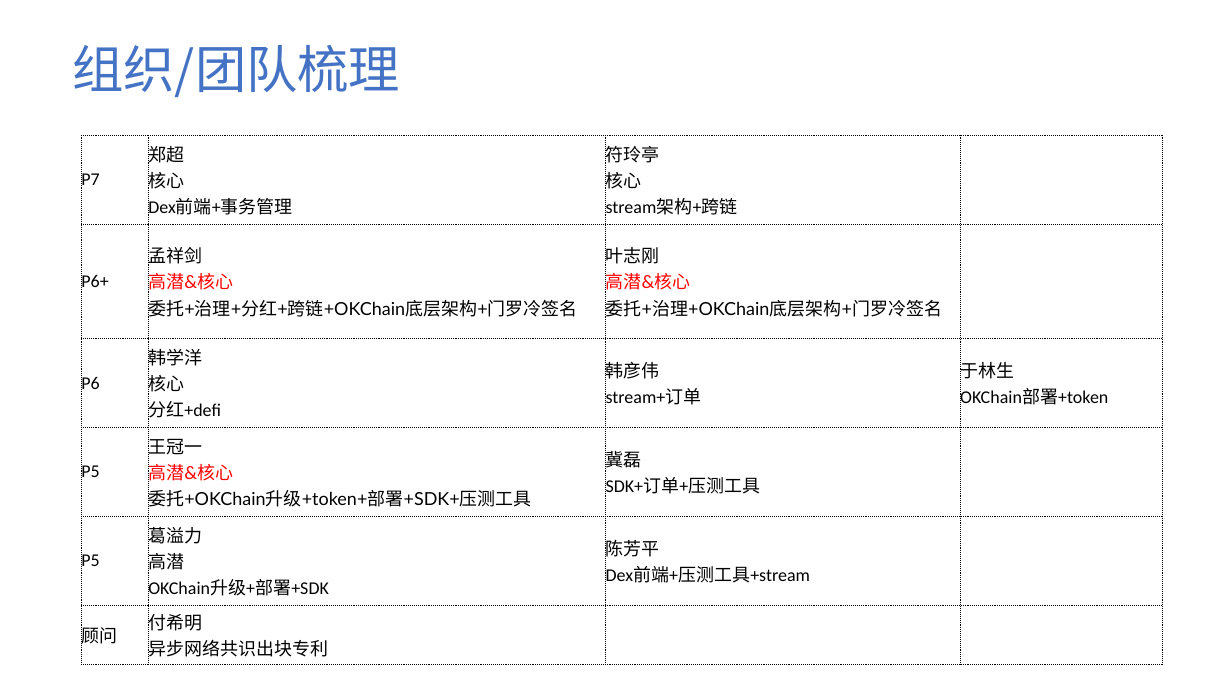
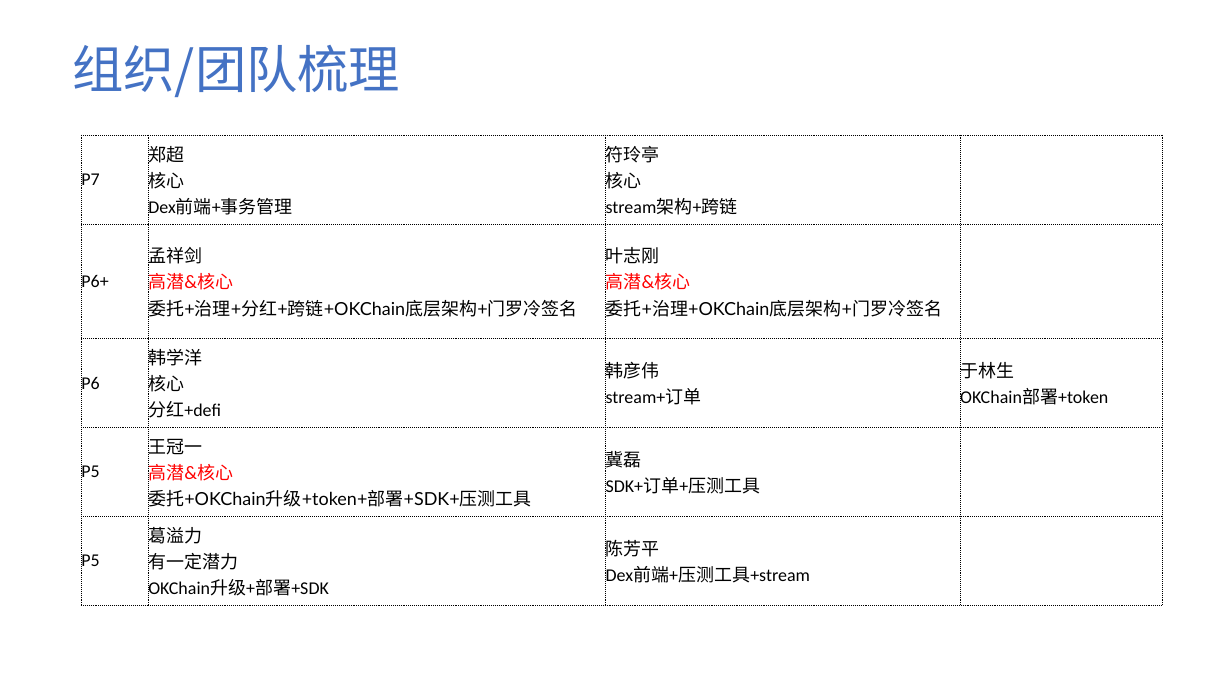
Before and after one commit to cmdpos/gaia, a slide deck: slide 2 of ppt/关于团队建设 - 公链组汇报.pptx (slide 6 before the commit). Drawn at 1232x693 pixels with LibreOffice and Linux fonts; fonts in the diff are those of the drawing; background and template pictures are left out. Boxes give left, top, right and bottom in pixels: in the first picture for what was removed or moved away, otherwise in the second. Text is boxed around its words. In the diff, an @@ line names an element or a change of style, - is before the commit and + after.

```diff
--- a/ppt/关于团队建设 - 公链组汇报.pptx
+++ b/ppt/关于团队建设 - 公链组汇报.pptx
@@ table at [81, 135, 1163, 605] @@
-row 5: P5 | 葛溢力 / 高潜 / OKChain升级+部署+SDK | 陈芳平 / Dex前端+压测工具+stream | 
-row 6: 顾问 | 付希明 / 异步网络共识出块专利 |  | 
+row 5: P5 | 葛溢力 / 有一定潜力 / OKChain升级+部署+SDK | 陈芳平 / Dex前端+压测工具+stream | 
```
Also in this commit, not shown: 6 other slides changed, 1 slide added, 1 slide removed.
